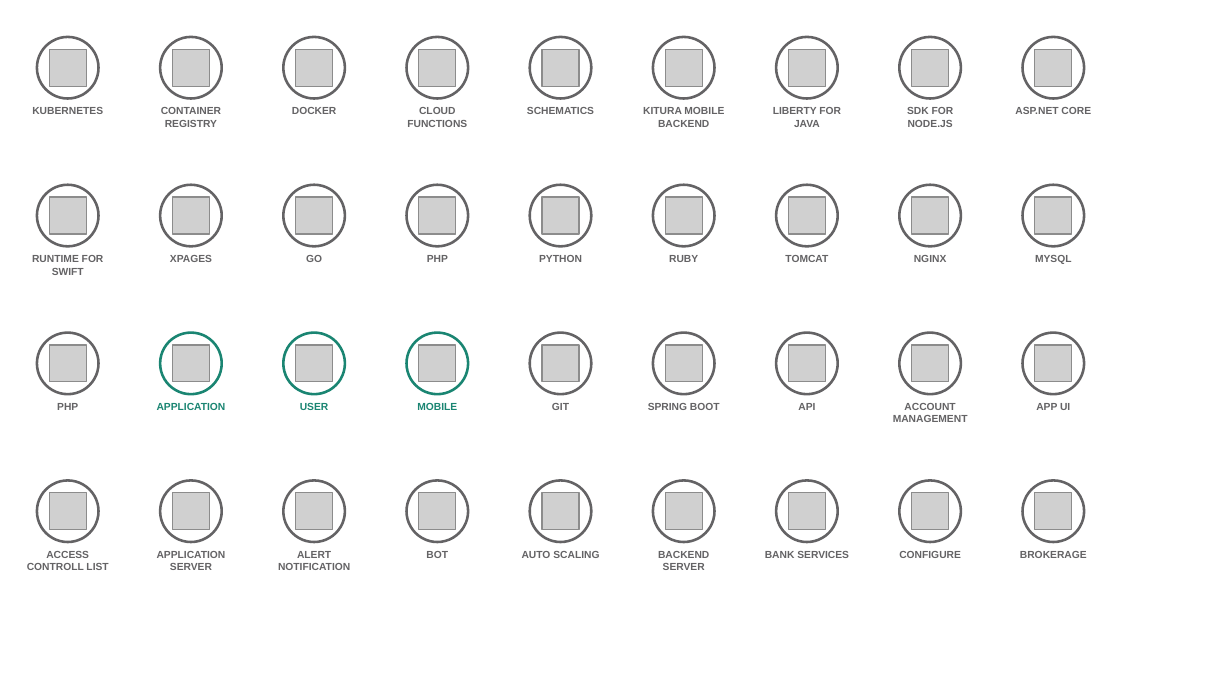
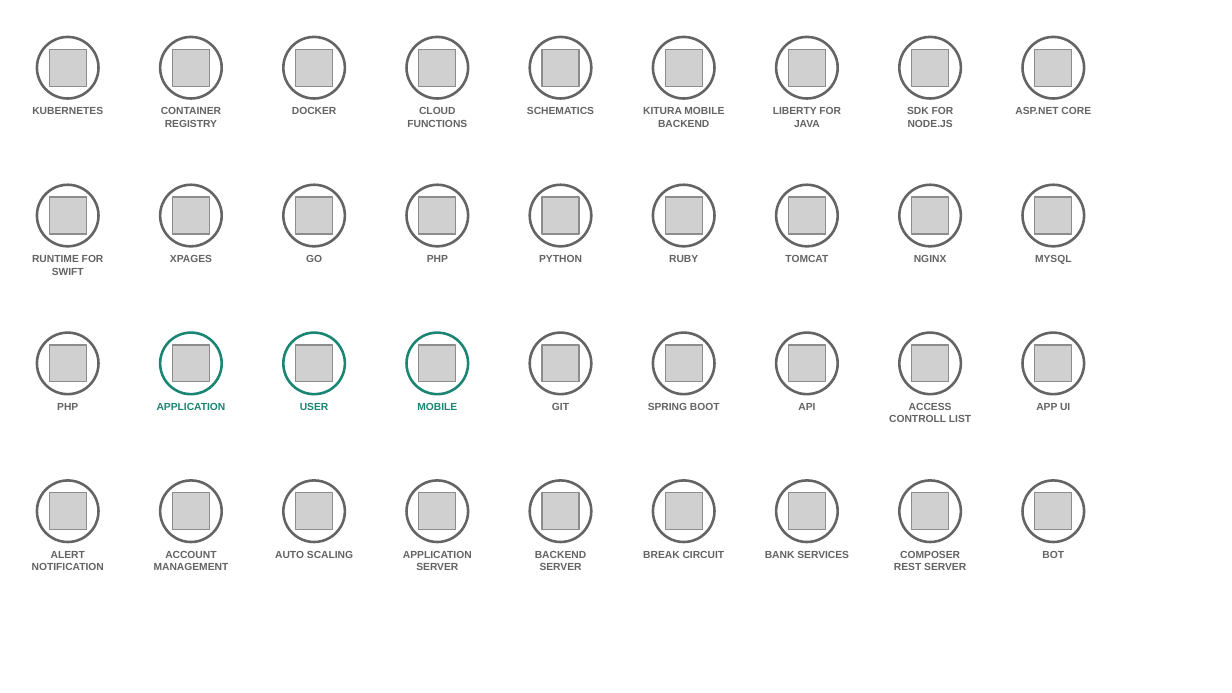
Before and after one commit to l2fprod/myarchitecture, a slide deck: slide 8 of mycatalog-architecture-diagram-template.pptx. Drawn at 1232x693 pixels with LibreOffice and Linux fonts; fonts in the diff are those of the drawing; grey boxes stand for pictures. Boxes give left, top, right and bottom in pixels: in the first picture for what was removed or moved away, otherwise in the second. Text is boxed around its words. In the diff, an @@ line names an element or a change of style, - is before the commit and + after.

```diff
--- a/mycatalog-architecture-diagram-template.pptx
+++ b/mycatalog-architecture-diagram-template.pptx
@@ text at (889,403,971,422): text changed @@
-ACCOUNT MANAGEMENT
+ACCESS CONTROLL LIST
@@ text at (32,551,104,570): text changed @@
-ACCESS CONTROLL LIST
+ALERT NOTIFICATION
@@ text at (154,551,229,570): text changed @@
-APPLICATION SERVER
+ACCOUNT MANAGEMENT
@@ text at (275,551,353,558): text changed @@
-ALERT NOTIFICATION
+AUTO SCALING
@@ text at (403,551,472,570): text changed @@
-BOT
+APPLICATION SERVER
@@ text "BACKEND SERVER": place and size @@
-text "BACKEND SERVER" at (658,551,709,570)
+text "BACKEND SERVER" at (535,551,586,570)
@@ text removed at (522,551,599,558) @@
-AUTO SCALING
@@ text added at (643,551,725,558), 6 pt, text #646365, bold @@
+BREAK CIRCUIT
@@ text at (894,551,966,570): text changed @@
-CONFIGURE
+COMPOSER REST SERVER
@@ text at (1042,551,1064,558): text changed @@
-BROKERAGE
+BOT
```
Also in this commit, not shown: 7 other slides changed.
